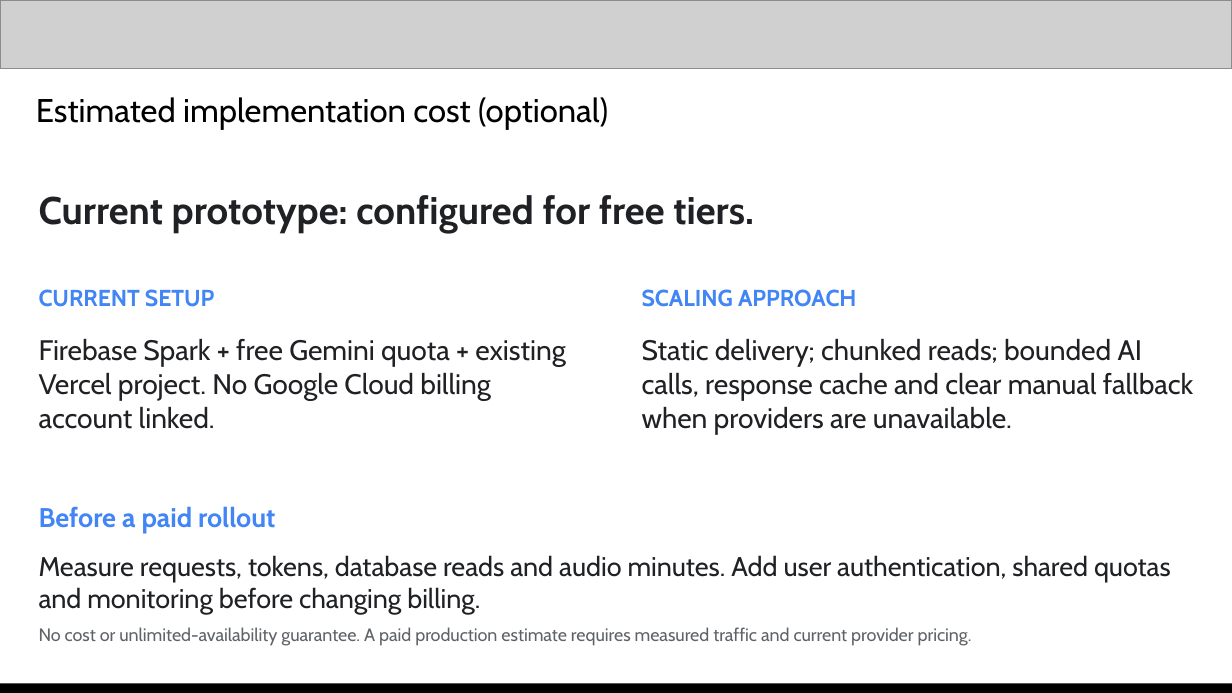
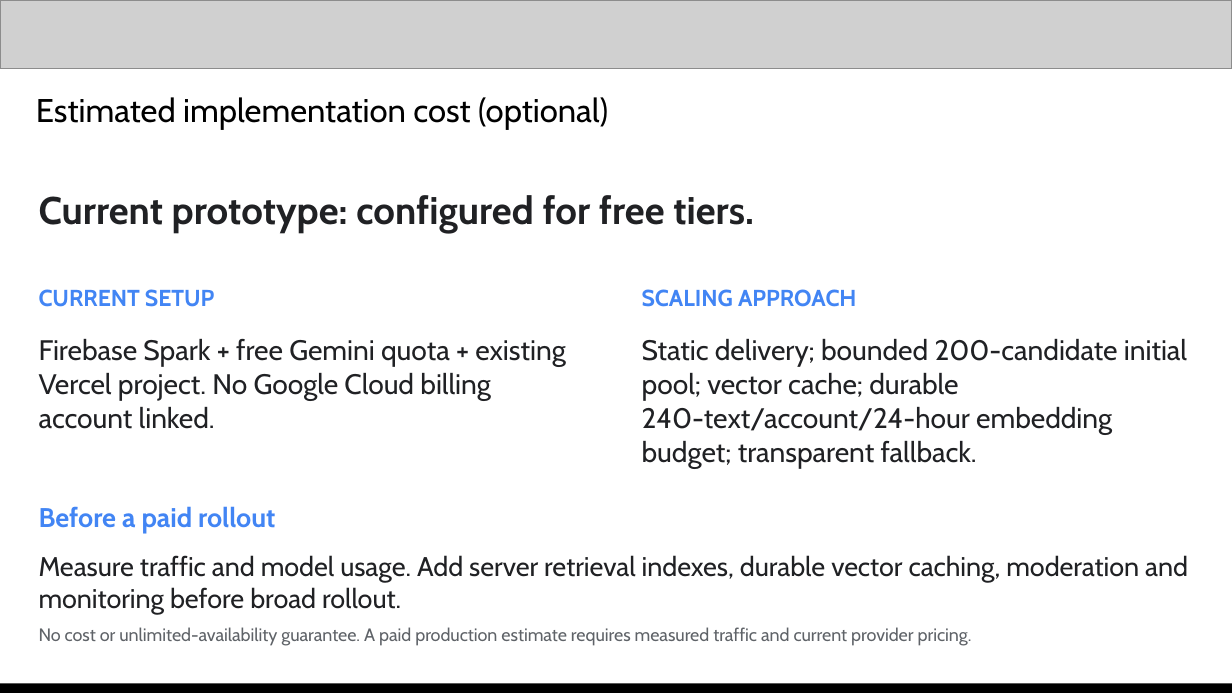
Before and after one commit to anshuman542018/wasterecast, a slide deck: slide 10 of submission/Clorex_WasteRecast_Pitch_Deck.pptx. Drawn at 1232x693 pixels with LibreOffice and Linux fonts; fonts in the diff are those of the drawing; grey boxes stand for pictures. Boxes give left, top, right and bottom in pixels: in the first picture for what was removed or moved away, otherwise in the second. Text is boxed around its words. In the diff, an @@ line names an element or a change of style, - is before the commit and + after.

```diff
--- a/submission/Clorex_WasteRecast_Pitch_Deck.pptx
+++ b/submission/Clorex_WasteRecast_Pitch_Deck.pptx
@@ text at (x1=642, y1=339, x2=1187, y2=468): text changed @@
-Static delivery; chunked reads; bounded AI calls, response cache and clear manual fallback when providers are unavailable.
+Static delivery; bounded 200-candidate initial pool; vector cache; durable 240-text/account/24-hour embedding budget; transparent fallback.
@@ text at (x1=39, y1=555, x2=1188, y2=614): text changed @@
-Measure requests, tokens, database reads and audio minutes. Add user authentication, shared quotas and monitoring before changing billing.
+Measure traffic and model usage. Add server retrieval indexes, durable vector caching, moderation and monitoring before broad rollout.
```
Also in this commit, not shown: 14 other slides changed, 10 other files.
